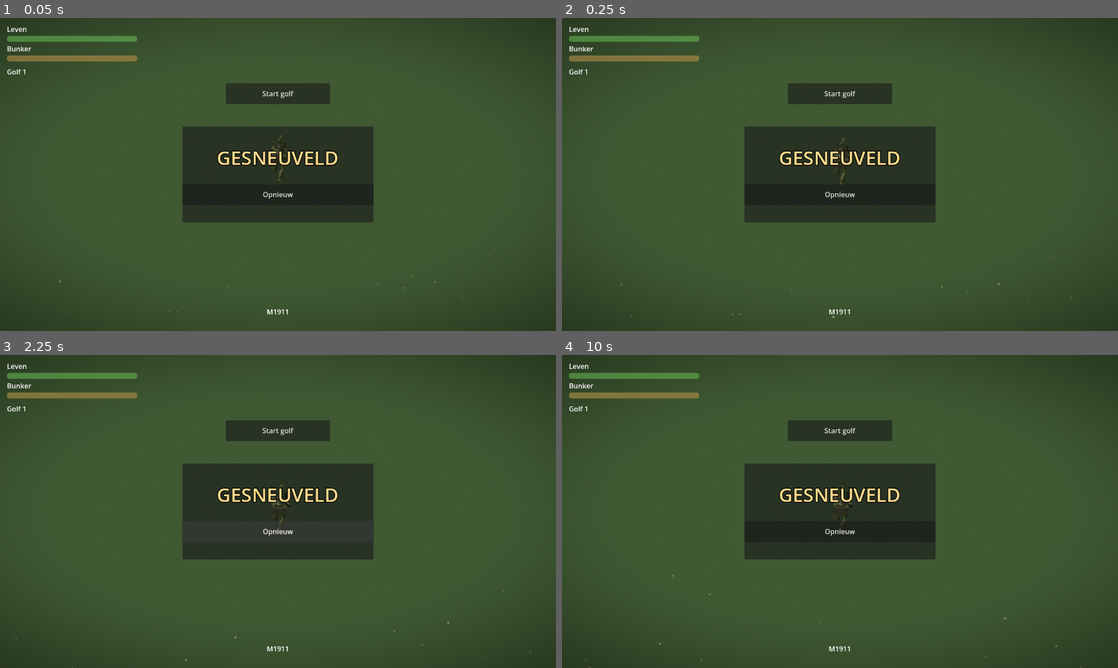
Above: before the commit, frames 1-4 (two rows, left to right).
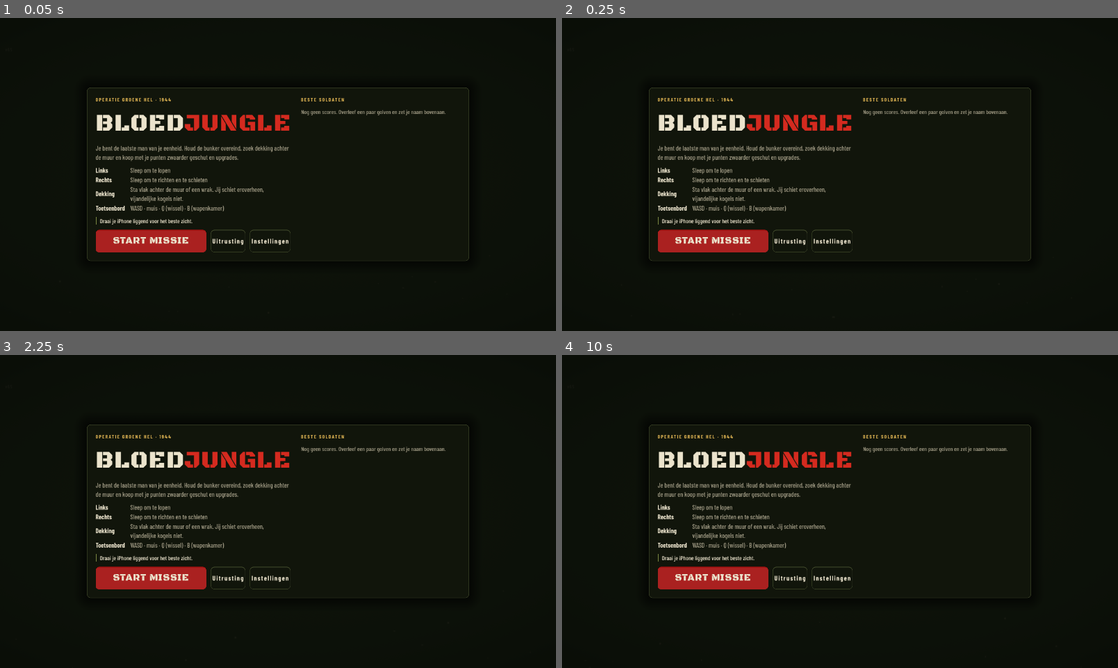
Above: after the commit, the same moments.

Repository: boodschappenmaatje/Bloedjungle-godot
Game: Godot game, scene res://scenes/main.tscn
Same seed, same stepped clock (60 frames per second), same inputs: the game is played once before the commit and once after it.
Inputs (mouse positions are in pixels of both pictures, inside the frame that each line leads up to):
- Up to frame 1 (0.05 s): no input
- Up to frame 2 (0.25 s): no input
- Up to frame 3 (2.25 s): click (278, 430) at 0.5 s, where only the run before the commit has a clickable "Start golf"; click (278, 430) at 1.25 s, where only the run before the commit has a clickable "Start golf"; click (278, 530) at 2 s, where only the run before the commit has a clickable "Opnieuw"
- Up to frame 4 (10 s): tap Enter at 2.75, 4.25, 5.75 s; move the mouse to (962, 495) at 2.77 s; hold D 2.78-3.5 s; tap B at 2.85 s; click (962, 495) at 2.92 s; tap Space at 3.5, 5, 6.5 s; drag from (728, 527) to (812, 574) at 3.52 s; move the mouse to (895, 442) at 4.27 s; hold D 4.28-5 s; tap F at 4.35 s; drag from (812, 574) to (673, 464) at 5.02 s; move the mouse to (1006, 558) at 5.77 s; hold A 5.78-6.5 s; tap Q at 5.85 s; drag from (673, 464) to (756, 433) at 6.52 s; move the mouse to (867, 511) at 7.27 s; hold S 7.28-8 s; tap 6 at 7.35 s; click (867, 511) at 7.42 s; drag from (756, 433) to (728, 527) at 8.02 s; move the mouse to (962, 495) at 8.77 s; hold W 8.78-9.5 s; tap E at 8.85 s; drag from (728, 527) to (812, 574) at 9.52 s

The runs differ from the first frame. In frame 1, 97% of the frame differs, in the area x 0-100%, y 0-100%; in frame 2, 97%; in frame 3, 99%; in frame 4, 97%.
Error before the commit: Parse Error: Cannot infer the type of "weapon_strip" variable because the value doesn't have a set type. (res://scripts/hud.gd:26)

Commit message:
fix(hud): explicitly type dynamic weapon strip to resolve Godot 4.7 parse error

Diff:
--- a/scripts/hud.gd
+++ b/scripts/hud.gd
@@ -23,7 +23,7 @@
 	%Restart.pressed.connect(func(): get_tree().reload_current_scene())
 	over_box.hide()
 	add_child(HudExtra.new())
-	var weapon_strip := load("res://scripts/weapon_strip.gd").new()
+	var weapon_strip: Control = load("res://scripts/weapon_strip.gd").new()
 	add_child(weapon_strip)
 	add_child(Shop.new())
 	add_child(PlaceHud.new())
